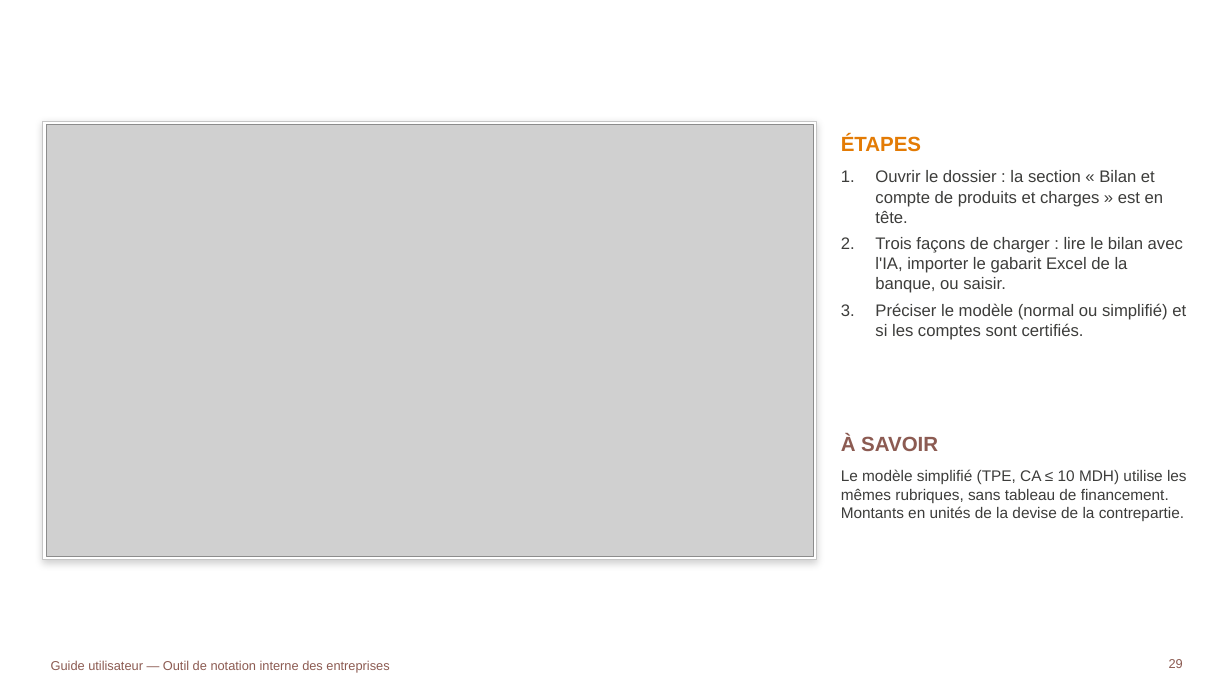
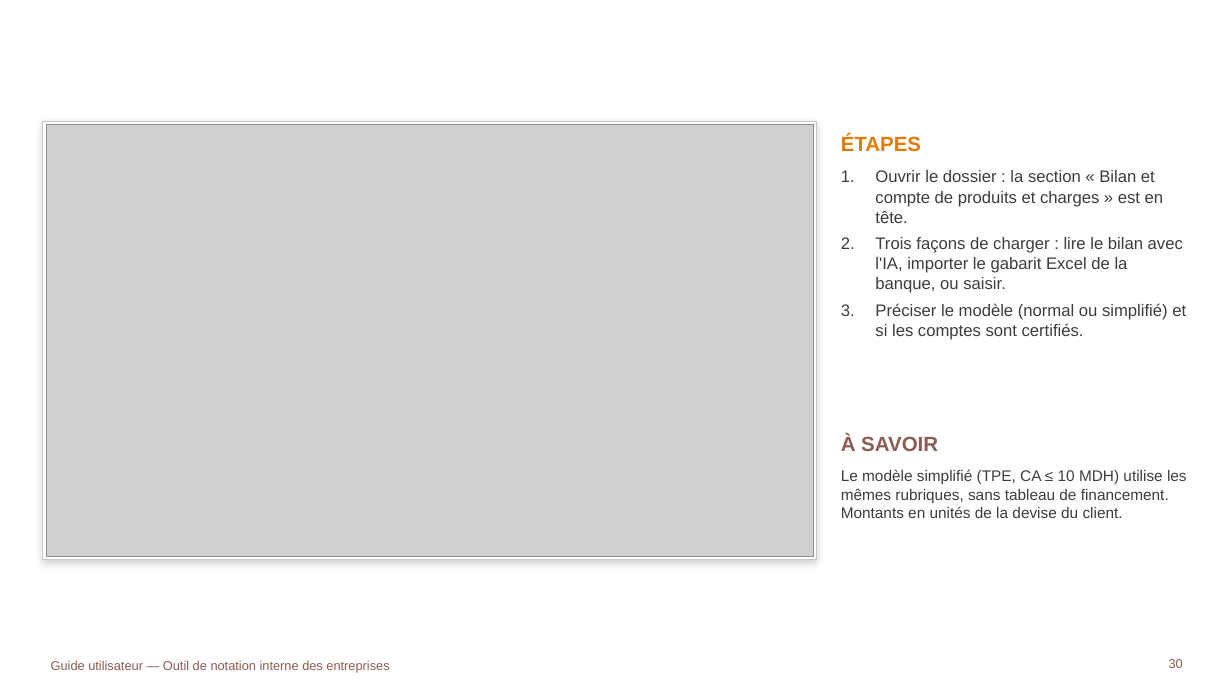
Before and after one commit to tariqeddoumi/Entreprise-scoring-cl, a slide deck: slide 30 of docs/guides/Guide_utilisateur_outil_notation.pptx (slide 29 before the commit). Drawn at 1232x693 pixels with LibreOffice and Linux fonts; fonts in the diff are those of the drawing; grey boxes stand for pictures; background and template pictures are left out. Boxes give left, top, right and bottom in pixels: in the first picture for what was removed or moved away, otherwise in the second. Text is boxed around its words. In the diff, an @@ line names an element or a change of style, - is before the commit and + after.

```diff
--- a/docs/guides/Guide_utilisateur_outil_notation.pptx
+++ b/docs/guides/Guide_utilisateur_outil_notation.pptx
@@ text at box(841, 469, 1187, 518): text changed @@
-Le modèle simplifié (TPE, CA ≤ 10 MDH) utilise les mêmes rubriques, sans tableau de financement. Montants en unités de la devise de la contrepartie.
+Le modèle simplifié (TPE, CA ≤ 10 MDH) utilise les mêmes rubriques, sans tableau de financement. Montants en unités de la devise du client.
@@ page number at box(1169, 659, 1183, 668): text changed @@
-29
+30
```
Also in this commit, not shown: 22 other slides changed, 2 slides added, 26 other files.
